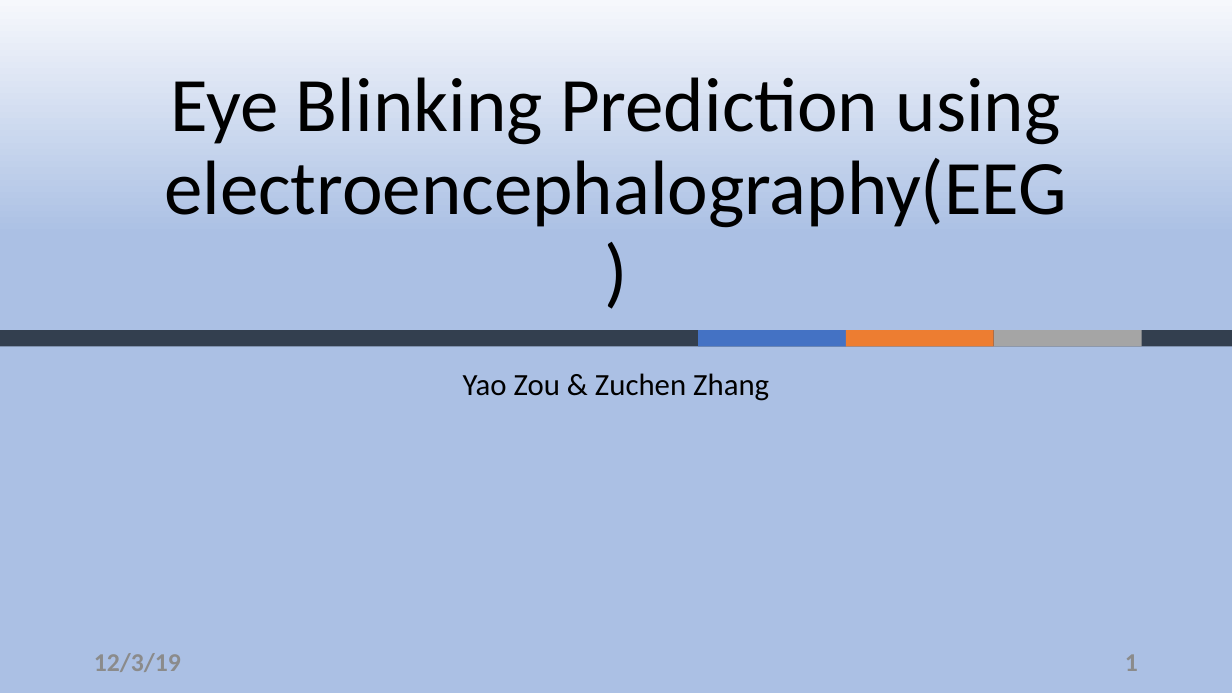
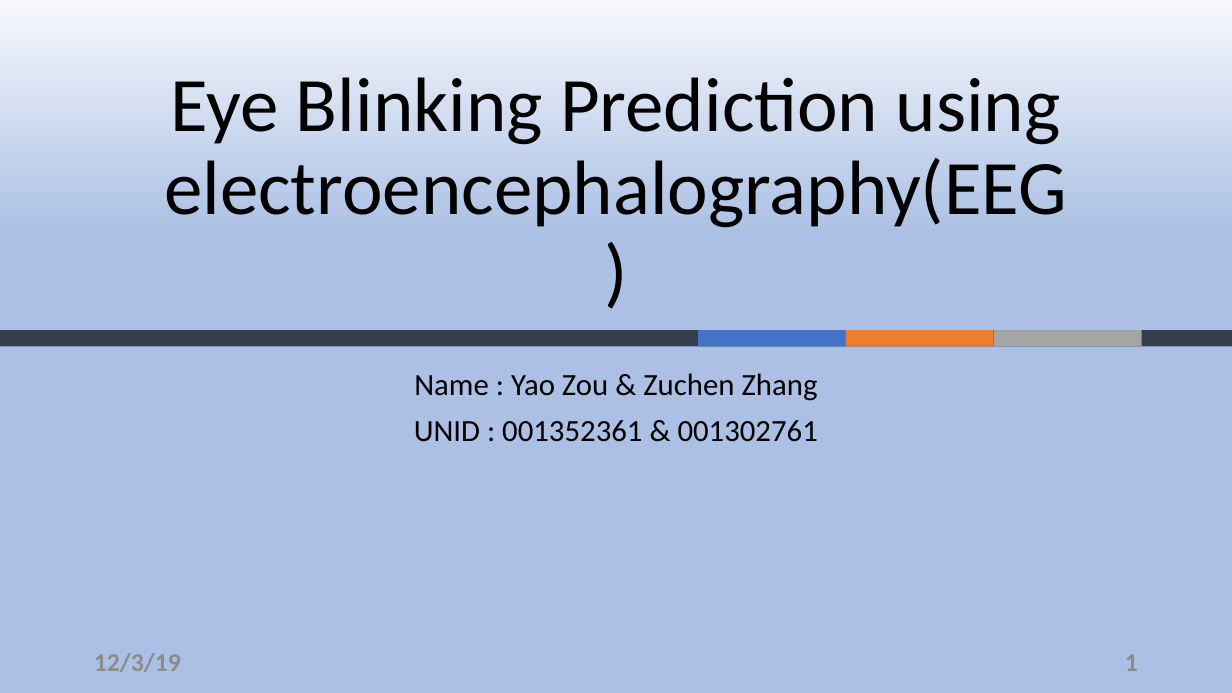
Before and after one commit to ZouYao0720/final-project-, a slide deck: slide 1 of final-presentation.pptx. Drawn at 1232x693 pixels with LibreOffice and Linux fonts; fonts in the diff are those of the drawing; background and template pictures are left out. Boxes give left, top, right and bottom in pixels: in the first picture for what was removed or moved away, otherwise in the second. Text is boxed around its words. In the diff, an @@ line names an element or a change of style, - is before the commit and + after.

```diff
--- a/final-presentation.pptx
+++ b/final-presentation.pptx
@@ subtitle at box(414, 373, 818, 442): text changed @@
-Yao Zou & Zuchen Zhang
+Name : Yao Zou & Zuchen Zhang
+UNID : 001352361 & 001302761
```
Also in this commit, not shown: 9 other slides changed.
